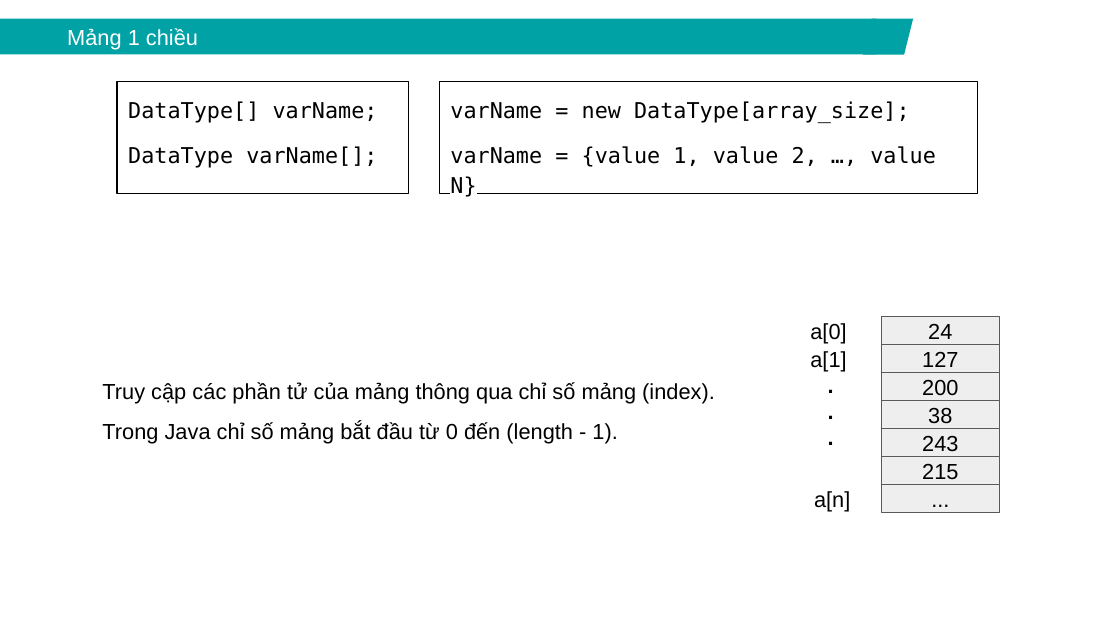
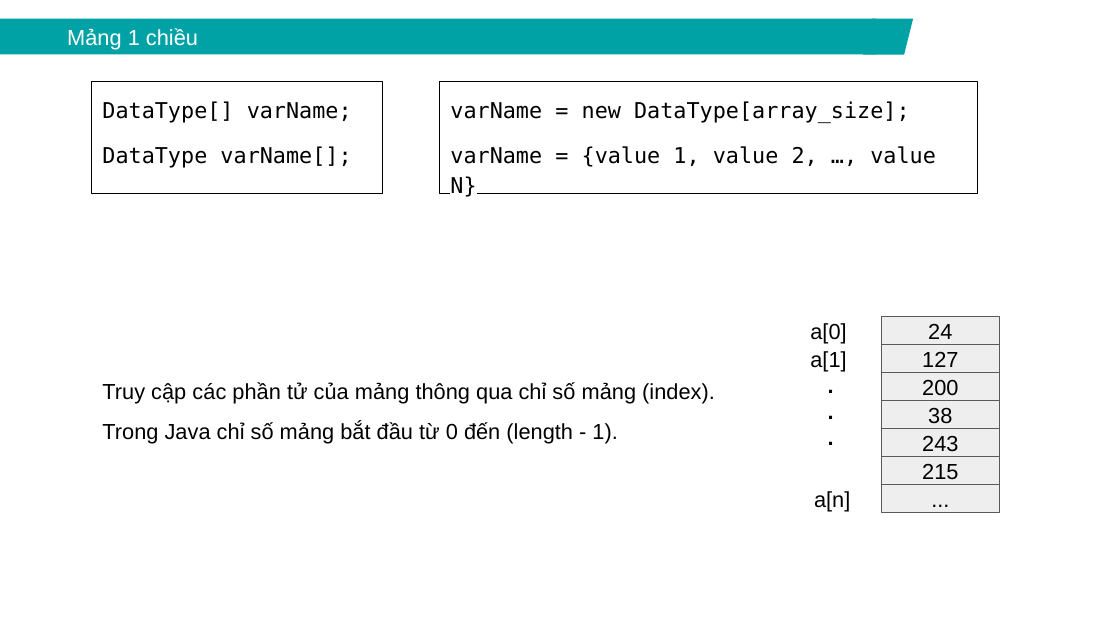
Before and after one commit to cuongpqfit/Java_10.1.2023, a slide deck: slide 3 of documents/Lesson 4 - Array,String,Enum.pptx. Drawn at 1120x630 pixels with LibreOffice and Linux fonts; fonts in the diff are those of the drawing. Boxes give left, top, right and bottom in pixels: in the first picture for what was removed or moved away, otherwise in the second. Text is boxed around its words. In the diff, an @@ line names an element or a change of style, - is before the commit and + after.

```diff
--- a/documents/Lesson 4 - Array,String,Enum.pptx
+++ b/documents/Lesson 4 - Array,String,Enum.pptx
@@ rectangle "DataType[] varName;": place and size @@
-rectangle "DataType[] varName;" at [118, 82, 409, 194]
+rectangle "DataType[] varName;" at [91, 82, 382, 194]
```
Also in this commit, not shown: 4 other files.
